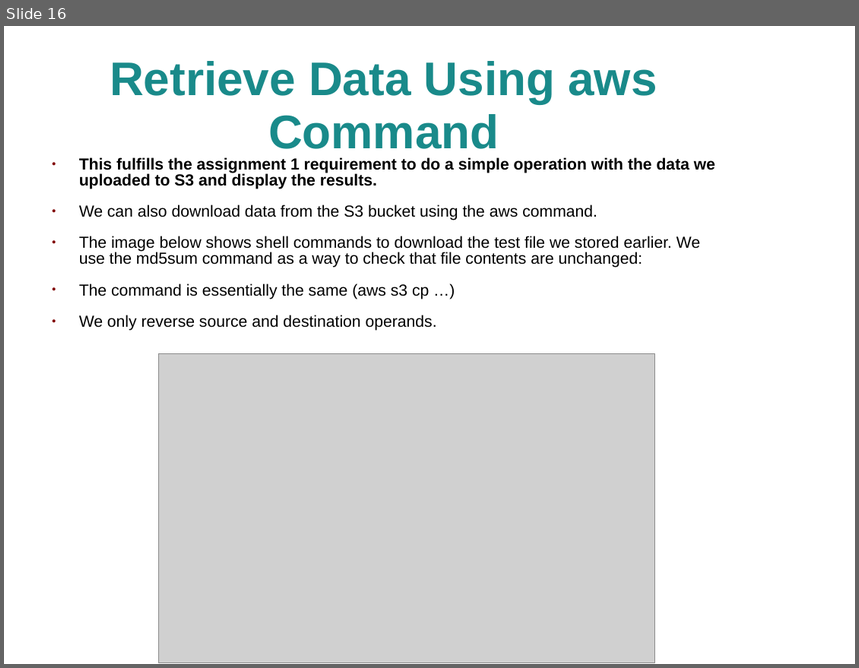
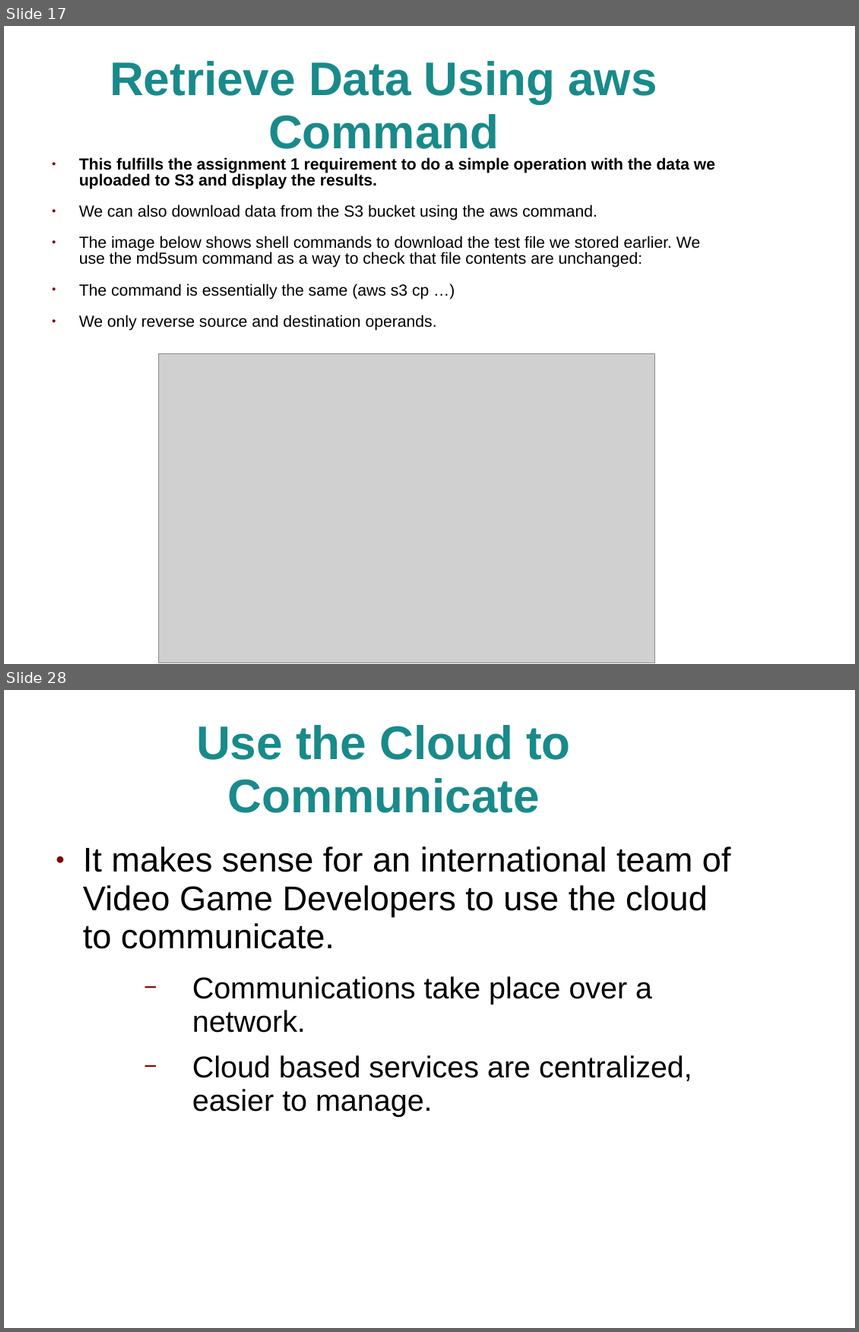
Before and after one commit to jhancock1975/cloud, a slide deck: assignment-1/assignment-1.ppt. Shown one above the other, each under a label of ours: slide 16 before the commit, slides 17 and 28 after it; the slides between them are not shown. The pictures are 859x668 and 859x1332 pixels, drawn with LibreOffice and Linux fonts; fonts in the diff are those of the drawing; grey boxes stand for pictures; background and template pictures are left out. Boxes give left, top, right and bottom in pixels: in the first picture for what was removed or moved away, otherwise in the second. Text is boxed around its words. In the diff, an @@ line names an element or a change of style, - is before the commit and + after.

```diff
--- a/assignment-1/assignment-1.ppt
+++ b/assignment-1/assignment-1.ppt
@@ slide 28 added at [4, 690, 855, 1328], background picture (left out) @@
@@ title added at [196, 725, 571, 813], 44 pt, text #198A8A, bold @@
+Use the Cloud to Communicate
@@ text added at [83, 847, 731, 1117], 28 pt, text #000000 @@
+● It makes sense for an international team of Video Game Developers to use the cloud to communicate.
+  − Communications take place over a network.
+  − Cloud based services are centralized, easier to manage.
@@ what was slide 16 is now slide 17 @@
```
Also in this commit, not shown: 2 slides changed, 15 other slides added, 1 slide removed, 4 other files.
